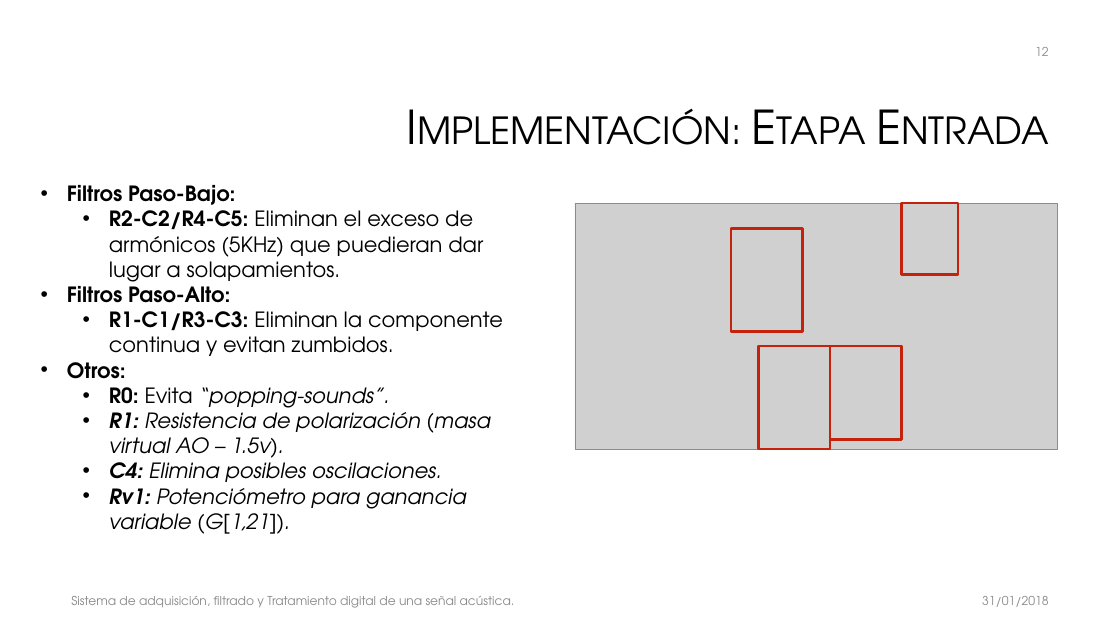
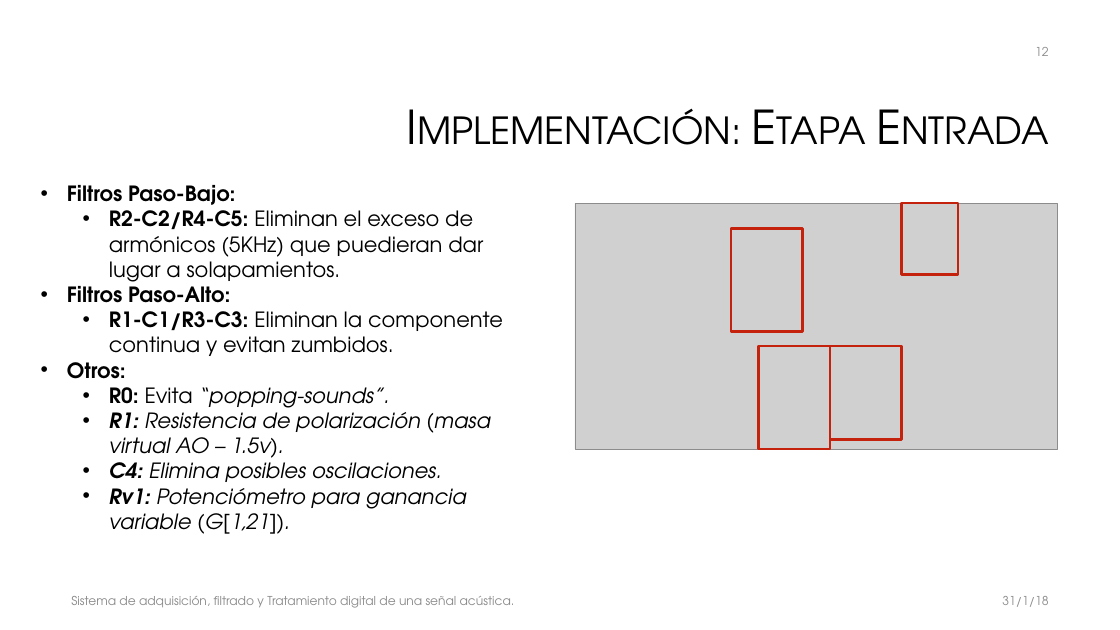
Before and after one commit to galledohm/Prueba1, a slide deck: slide 12 of Subsis/Presentación/Sistema de adquisición, filtrado y Tratamiento digital.pptx. Drawn at 1120x630 pixels with LibreOffice and Linux fonts; fonts in the diff are those of the drawing; grey boxes stand for pictures; background and template pictures are left out. Boxes give left, top, right and bottom in pixels: in the first picture for what was removed or moved away, otherwise in the second. Text is boxed around its words. In the diff, an @@ line names an element or a change of style, - is before the commit and + after.

```diff
--- a/Subsis/Presentación/Sistema de adquisición, filtrado y Tratamiento digital.pptx
+++ b/Subsis/Presentación/Sistema de adquisición, filtrado y Tratamiento digital.pptx
@@ text at bbox=[1002, 596, 1048, 607]: text changed @@
-31/01/2018
+31/1/18
```
Also in this commit, not shown: 27 other slides changed.
